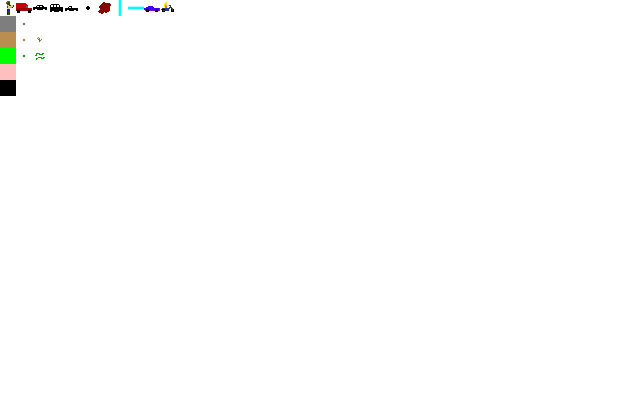
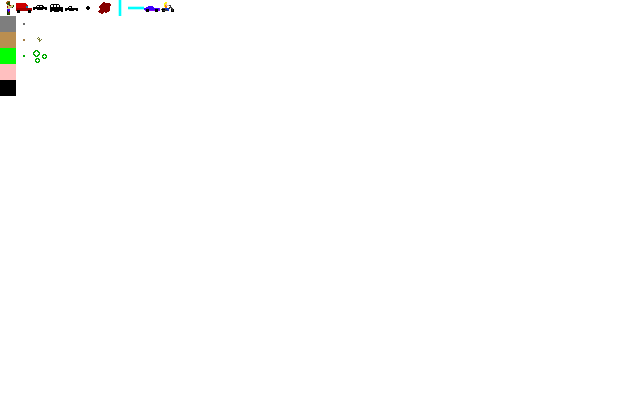
Layers edited between the first and the second (640, 400) image:
painted on "acid2" over left=33, top=50, right=47, bottom=63
